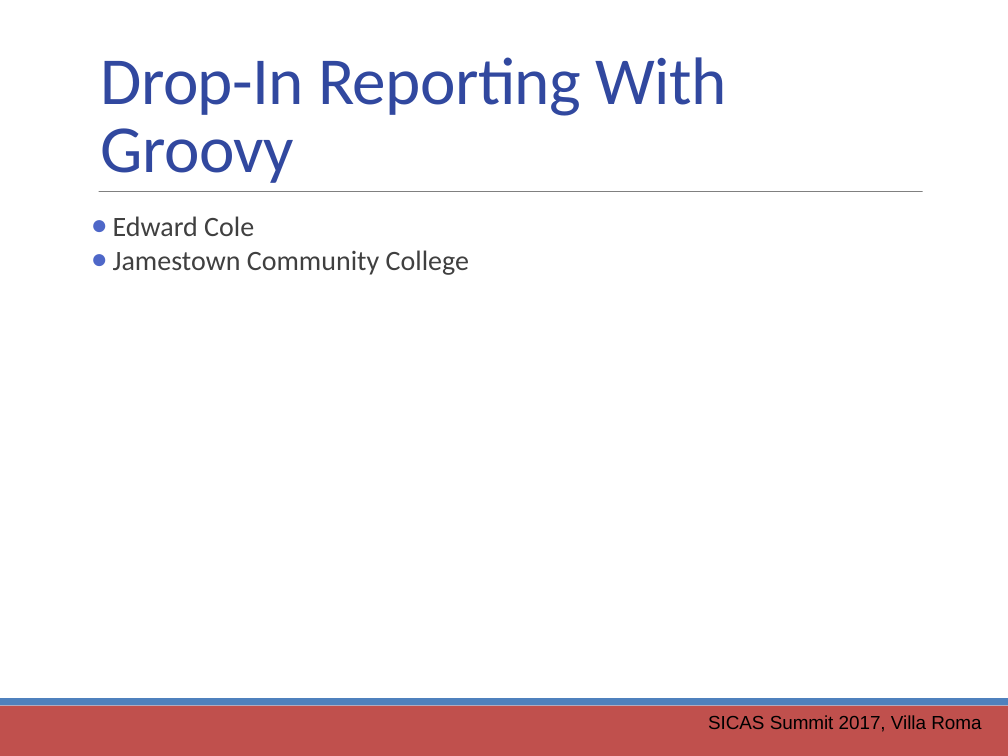
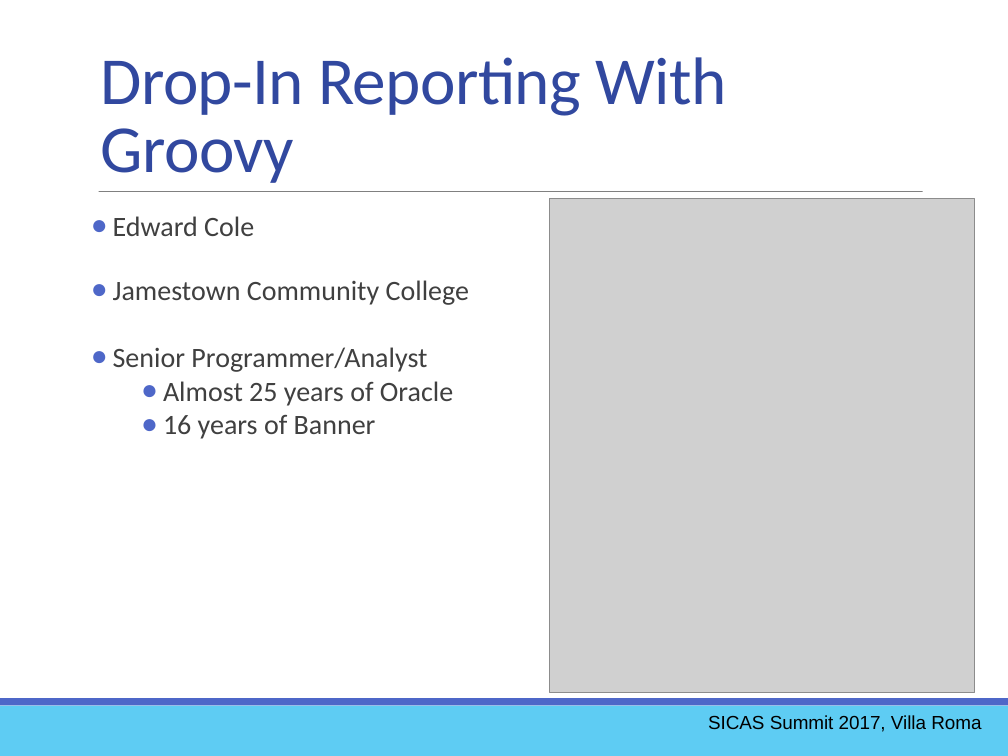
Before and after one commit to ewcole/simple_report, a slide deck: slide 3 of docs/SICAS_2017/Cole_Drop-In Reporting with Groovy.pptx. Drawn at 1008x756 pixels with LibreOffice and Linux fonts; fonts in the diff are those of the drawing; grey boxes stand for pictures. Boxes give left, top, right and bottom in pixels: in the first picture for what was removed or moved away, otherwise in the second. Text is boxed around its words. In the diff, an @@ line names an element or a change of style, - is before the commit and + after.

```diff
--- a/docs/SICAS_2017/Cole_Drop-In Reporting with Groovy.pptx
+++ b/docs/SICAS_2017/Cole_Drop-In Reporting with Groovy.pptx
@@ picture added at <box>550,199,975,692</box> @@
@@ text at <box>113,347,453,439</box>: paragraphs added @@
+● Senior Programmer/Analyst
+  ● Almost 25 years of Oracle
+  ● 16 years of Banner
@@ rectangle at <box>0,706,1008,756</box>: fill #C0504D to #5ECCF3 @@
@@ rectangle at <box>0,699,1008,706</box>: fill #4F81BD to #4E67C8 @@
```
Also in this commit, not shown: 38 other slides changed, 8 slides added, 1 slide removed, 8 other files.
